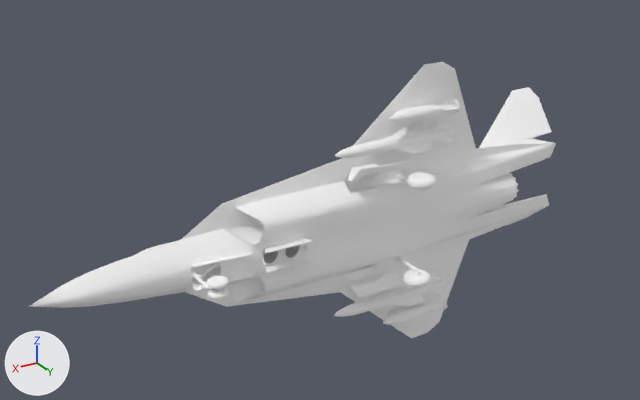
What one commit did to the glTF model src/assets/e58.glb.
One viewpoint serves both versions: a 50 mm lens placed at (13.27, 20.6, 11.35), pointed at (0.59, -0.52, 0.78). Arrows for +X, +Y and +Z are at lower left; the lights stay in place. Where no turn or scale is listed for an object, it has been applied to the vertices.

Script lines for the objects in view, before the commit:
```python
ob_fat_bay_doors_outer = bpy.data.objects.new('FAT BAY DOORS Outer', me_cube_030)
ob_fat_bay_doors_outer.location = (1.01, 0.12, 0.0)
ob_gear_cover_left_open_v1 = bpy.data.objects.new('Gear Cover Left Open V1', me_plane_078)
ob_gear_cover_left_open_v1.location = (-0.96, 0.22, 1.88)
ob_gear_r = bpy.data.objects.new('GEAR R', me_cylinder_028)
ob_gear_r.location = (-1.7, 0.25, -1.36)
ob_gear_r_leg = bpy.data.objects.new('GEAR R LEG', me_torus_000)
ob_gear_r_leg.location = (-1.7, 1.44, -1.36)
ob_pylon_5 = bpy.data.objects.new('Pylon 5', me_cube_037)
ob_pylon_5.location = (-2.1, 0.29, -3.4)
ob_wheel_l = bpy.data.objects.new('WHEEL L', me_torus_005)
ob_wheel_l.location = (-1.7, 1.45, 1.61)
ob_wheel_r = bpy.data.objects.new('WHEEL R', me_torus_002)
ob_wheel_r.location = (-1.7, 1.44, -1.61)
ob_x_58ushke_001 = bpy.data.objects.new('X-58USHKE.001', me_цилиндр_002)
ob_x_58ushke_001.location = (-1.3, 0.6, 2.6)
ob_x_58ushke_002 = bpy.data.objects.new('X-58USHKE.002', me_цилиндр_005)
ob_x_58ushke_002.location = (-1.3, 0.6, -2.6)
# also in view: 'AIR TRACT' at (1.27, 0.19, 0.0); 'FAB-500 M-62.002' at (-2.27, 0.65, -3.4); 'KEELBASE' at (-6.18, -0.02, 0.0); 'FAT BAY DOORS Inner' at (-1.26, 0.7, 0.0); 'FAT BODY Main Gear Bays' at (-0.83, 0.17, 0.0)
```
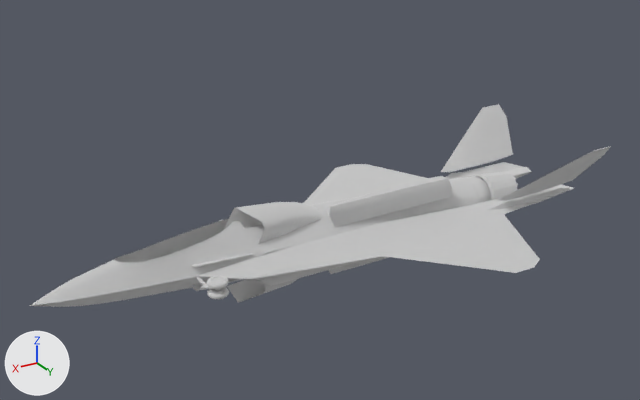
Location of each change, (x1, y1, x2, y2) in pixels of the pictures (640 x 400 px):
'WING 10 V-neg', recoloured, turned: before (182, 62, 515, 338); after (173, 164, 573, 279)
'FAT BODY', recoloured, turned: before (30, 143, 556, 308); after (29, 172, 531, 307)
'KEEL 22d', recoloured, moved, turned: before (479, 87, 552, 226); after (441, 104, 611, 201)
'AIR TRACT', recoloured: (224, 202, 322, 302) in both
'FAT BAY DOORS Inner', recoloured: (331, 187, 452, 265) in both
'FAT BAY DOORS Outer', recoloured: (329, 179, 451, 274) in both
'X-58USHKE.001', deleted: before (335, 122, 455, 158)
'X-58USHKE.002', deleted: before (333, 273, 446, 317)
'KEELBASE', turned: before (494, 139, 554, 224); after (445, 162, 569, 210)
'Gear Cover Left Open V1', deleted: before (346, 161, 411, 298)
'Изд. 30 Сопло', recoloured: (473, 171, 519, 210) in both
'FAT BODY Main Gear Bays', recoloured, turned (not visible afterwards): before (344, 164, 404, 280)
'FAB-500 M-62.001', deleted: before (389, 98, 460, 123)
'FAB-500 M-62.002', deleted: before (383, 297, 448, 325)
'WHEEL L', deleted: before (407, 172, 436, 190)
'WHEEL R', deleted: before (403, 269, 431, 287)
'Pylon 5', deleted: before (388, 302, 425, 316)
'GEAR R', deleted: before (395, 257, 410, 268)
'GEAR R LEG', deleted: before (408, 264, 419, 276)

What the commit changed:
Material 'Material_0' (mat_material_0) is new.
Its base color is (0.8, 0.8, 0.8) (white #e7e7e7).
Its metallic is 1.0.
Its roughness is 1.0.
Material 'Material_3' (mat_material_3) is new.
Its base color is (0.8, 0.8, 0.8) (white #e7e7e7).
Its metallic is 1.0.
Its roughness is 1.0.
Material 'Material_7' (mat_material_7) is new.
Its base color is (0.8, 0.8, 0.8) (white #e7e7e7).
Its metallic is 1.0.
Its roughness is 1.0.
me_plane_029 has 156 vertices, 262 faces and spans x -7.21..6.49, y -0.35..0.18, z -4.7..4.7.
me_plane_029 no longer uses material mat_gray_mat (white #ffffff).
me_plane_029 now uses material mat_material_0 (white #e7e7e7).
me_cube_030 has 64 vertices, 120 faces and spans x -4.49..0.03, y 0.48..0.62, z -1.1..1.1.
me_cube_030 no longer uses material mat_gray_mat (white #ffffff).
me_cube_030 now uses material mat_material_0 (white #e7e7e7).
me_cube_029 has 52 vertices, 96 faces and spans x -4.52..-0.03, y 0.54..0.62, z -0.77..0.77.
me_cube_029 no longer uses material mat_gray_mat (white #ffffff).
me_cube_029 now uses material mat_material_0 (white #e7e7e7).
me_cube_028 has 645 vertices, 892 faces and spans x -9.4..8.5, y -1.1..0.8, z -1.5..1.5.
me_cube_028 no longer uses material mat_gray_mat (white #ffffff).
me_cube_028 now uses material mat_material_0 (white #e7e7e7).
me_cube_023 has 130 vertices, 240 faces and spans x -2.83..-0.83, y -0.21..0.48, z -1.88..1.88.
me_cube_023 no longer uses material mat_inner_gray (white #ffffff).
me_cube_023 now uses material mat_material_7 (white #e7e7e7).
me_cube_000 has 168 vertices, 290 faces and spans x -2.52..3.06, y -0.34..0.72, z -1.5..1.5.
me_cube_000 no longer uses material mat_inner_gray (white #ffffff).
me_cube_000 now uses material mat_material_7 (white #e7e7e7).
me_cylinder_020 has 168 vertices, 280 faces and spans x -0.707..0.755, y -0.627..0.627, z -0.627..0.627.
me_cylinder_020 no longer uses material mat_gun_steel (white #ffffff).
me_cylinder_020 now uses material mat_material_3 (white #e7e7e7).
me_cube_047 has 28 vertices, 48 faces and spans x -1.36..2.27, y -0.84..0.79, z -2.63..2.63.
me_cube_047 no longer uses material mat_gray_mat (white #ffffff).
me_cube_047 now uses material mat_material_0 (white #e7e7e7).
Object 'WING 10 V-neg' (ob_wing_10_v_neg) turns from (0, 0, 0) to (-90, 0, 0) degrees about x, y and z.
Object 'FAT BODY' (ob_fat_body) turns from (0, 0, 0) to (-90, 0, 0) degrees about x, y and z.
Object 'FAT BODY Main Gear Bays' (ob_fat_body_main_gear_bays) turns from (0, 0, 0) to (-90, 0, 0) degrees about x, y and z.
Object 'Gear Cover Left Open V1' (ob_gear_cover_left_open_v1) is deleted.
Object 'GEAR R' (ob_gear_r) is deleted.
Object 'GEAR R LEG' (ob_gear_r_leg) is deleted.
Object 'WHEEL R' (ob_wheel_r) is deleted.
Object 'WHEEL L' (ob_wheel_l) is deleted.
Object 'KEEL 22d' (ob_keel_22d) moves from (-7.52, -0.89, 0.0) to (-7.0, 0.0, 1.0).
Object 'KEEL 22d' (ob_keel_22d) turns from (0, 0, 0) to (-90, 0, 0) degrees about x, y and z.
Object 'KEELBASE' (ob_keelbase) turns from (0, 0, -1) to (-90, 0, -1) degrees about x, y and z.
Object 'Pylon 5' (ob_pylon_5) is deleted.
Object 'X-58USHKE.002' (ob_x_58ushke_002) is deleted.
Object 'X-58USHKE.001' (ob_x_58ushke_001) is deleted.
Object 'FAB-500 M-62.001' (ob_fab_500_m_62_001) is deleted.
Object 'FAB-500 M-62.002' (ob_fab_500_m_62_002) is deleted.
